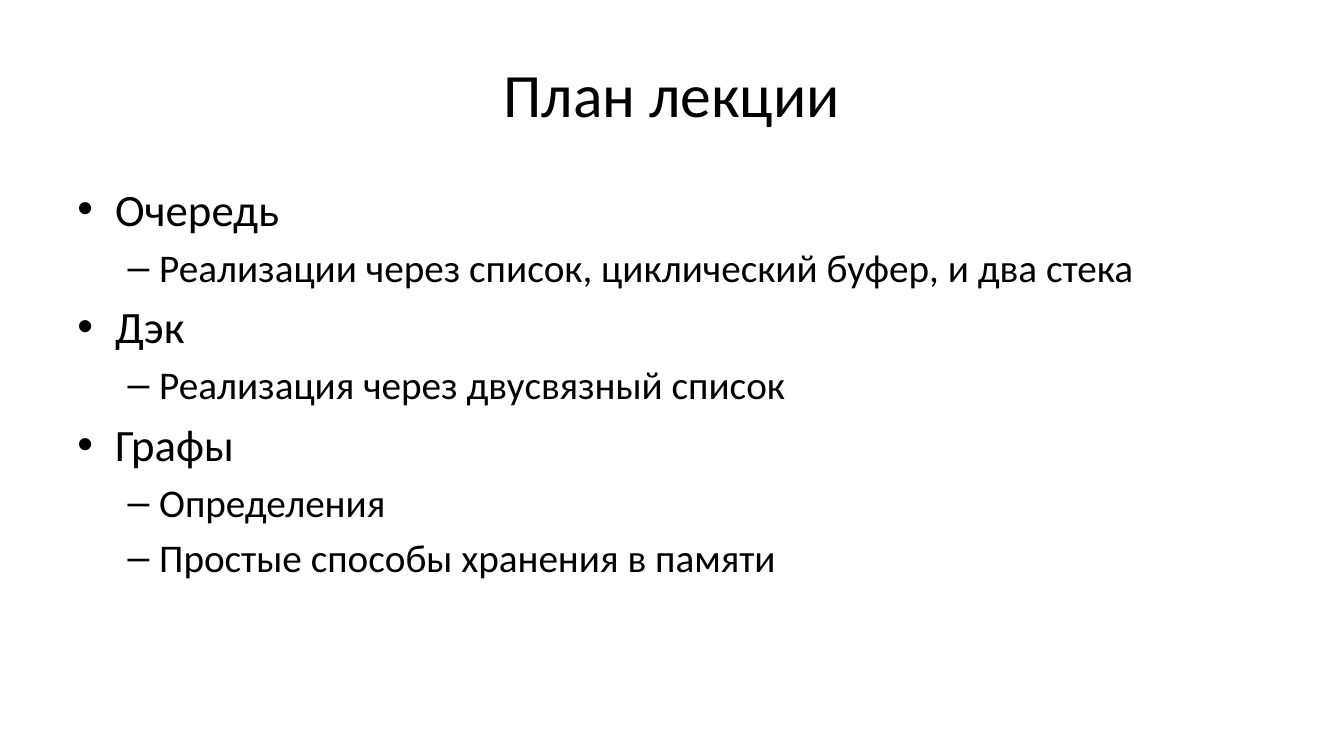
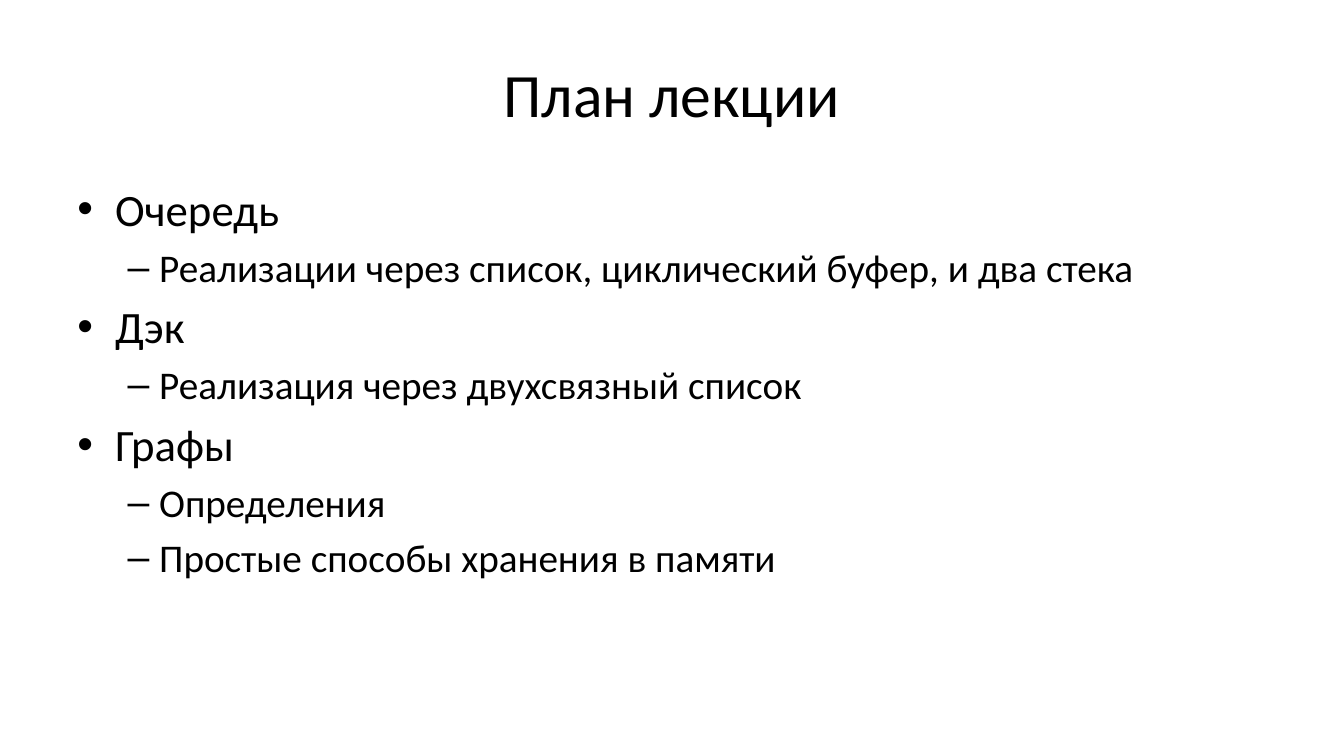
Before and after one commit to Evgueni-Petrov-aka-espetrov/Algorithms-and-Programming-in-C-pptx, a slide deck: slide 2 of 09 Списки (окончание) Графы.pptx. Drawn at 1344x756 pixels with LibreOffice and Linux fonts; fonts in the diff are those of the drawing. Boxes give left, top, right and bottom in pixels: in the first picture for what was removed or moved away, otherwise in the second. Text is boxed around its words. In the diff, an @@ line names an element or a change of style, - is before the commit and + after.

Commit message:
исправил опечатки в коде, которые заметили на лекции

```diff
--- a/09 Списки (окончание) Графы.pptx
+++ b/09 Списки (окончание) Графы.pptx
@@ text at (159,372,801,406): text changed @@
-  – Реализация через двусвязный список
+  – Реализация через двухсвязный список
```
Also in this commit, not shown: 11 other slides changed.
